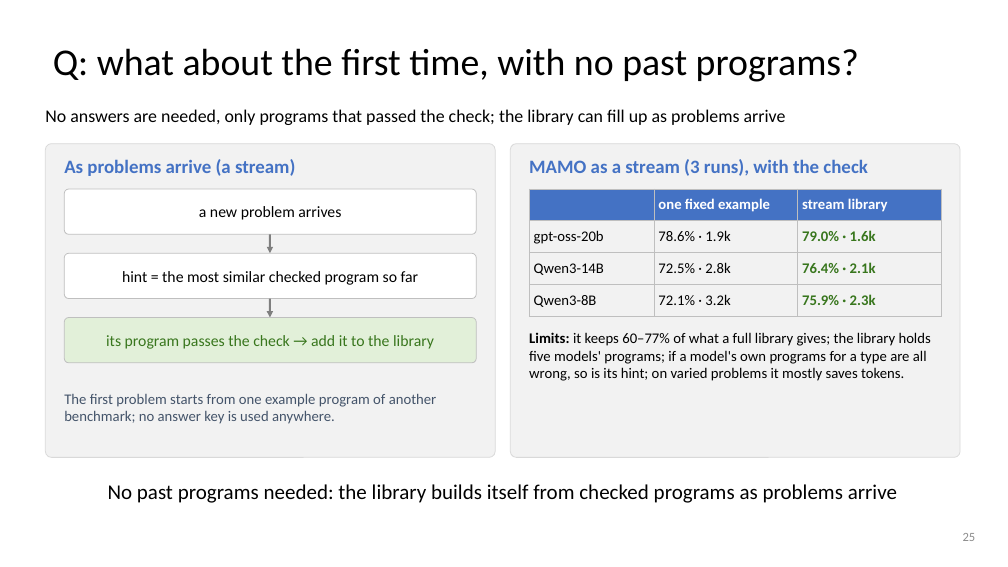
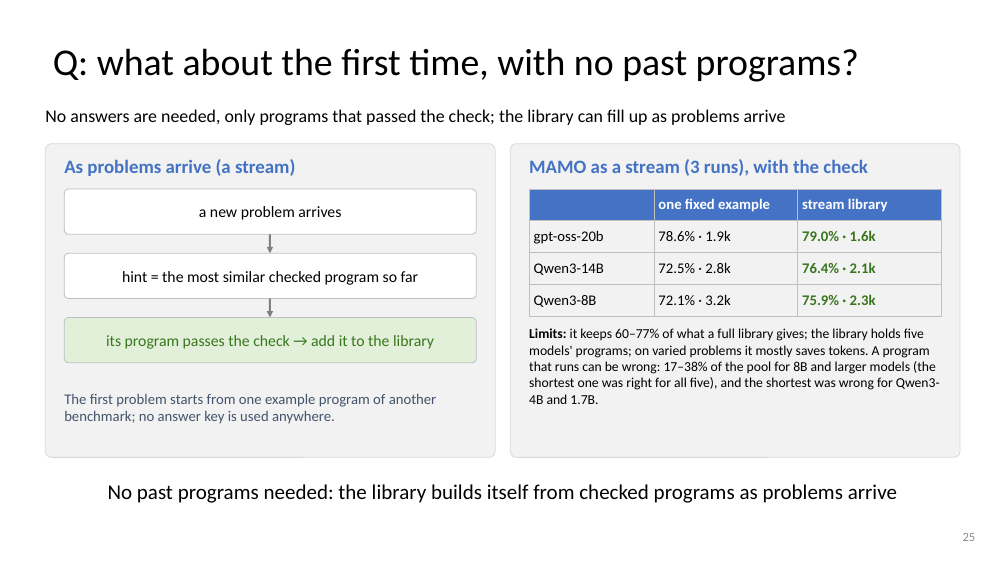
Before and after one commit to dlwns147/CSED490E_Project_Team5, a slide deck: slide 25 of Proposal_Team5.pptx. Drawn at 1008x567 pixels with LibreOffice and Linux fonts; fonts in the diff are those of the drawing. Boxes give left, top, right and bottom in pixels: in the first picture for what was removed or moved away, otherwise in the second. Text is boxed around its words. In the diff, an @@ line names an element or a change of style, - is before the commit and + after.

```diff
--- a/Proposal_Team5.pptx
+++ b/Proposal_Team5.pptx
@@ text at box(529, 328, 940, 404): text changed; size 14 to 13 pt @@
-Limits: it keeps 60–77% of what a full library gives; the library holds five models' programs; if a model's own programs for a type are all wrong, so is its hint; on varied problems it mostly saves tokens.
+Limits: it keeps 60–77% of what a full library gives; the library holds five models' programs; on varied problems it mostly saves tokens. A program that runs can be wrong: 17–38% of the pool for 8B and larger models (the shortest one was right for all five), and the shortest was wrong for Qwen3-4B and 1.7B.
```
Also in this commit, not shown: 2 other slides changed, 3 other files.
